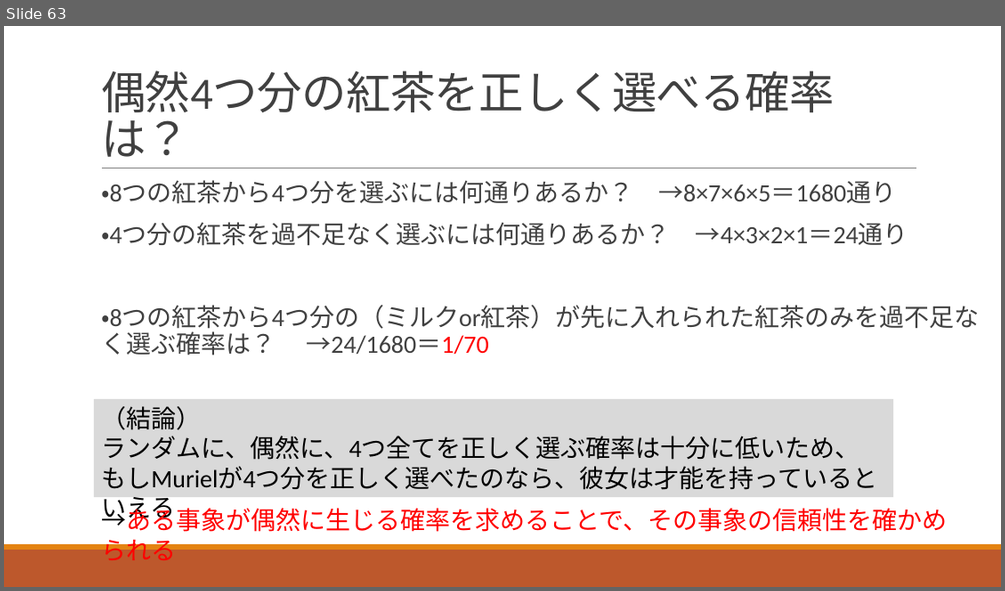
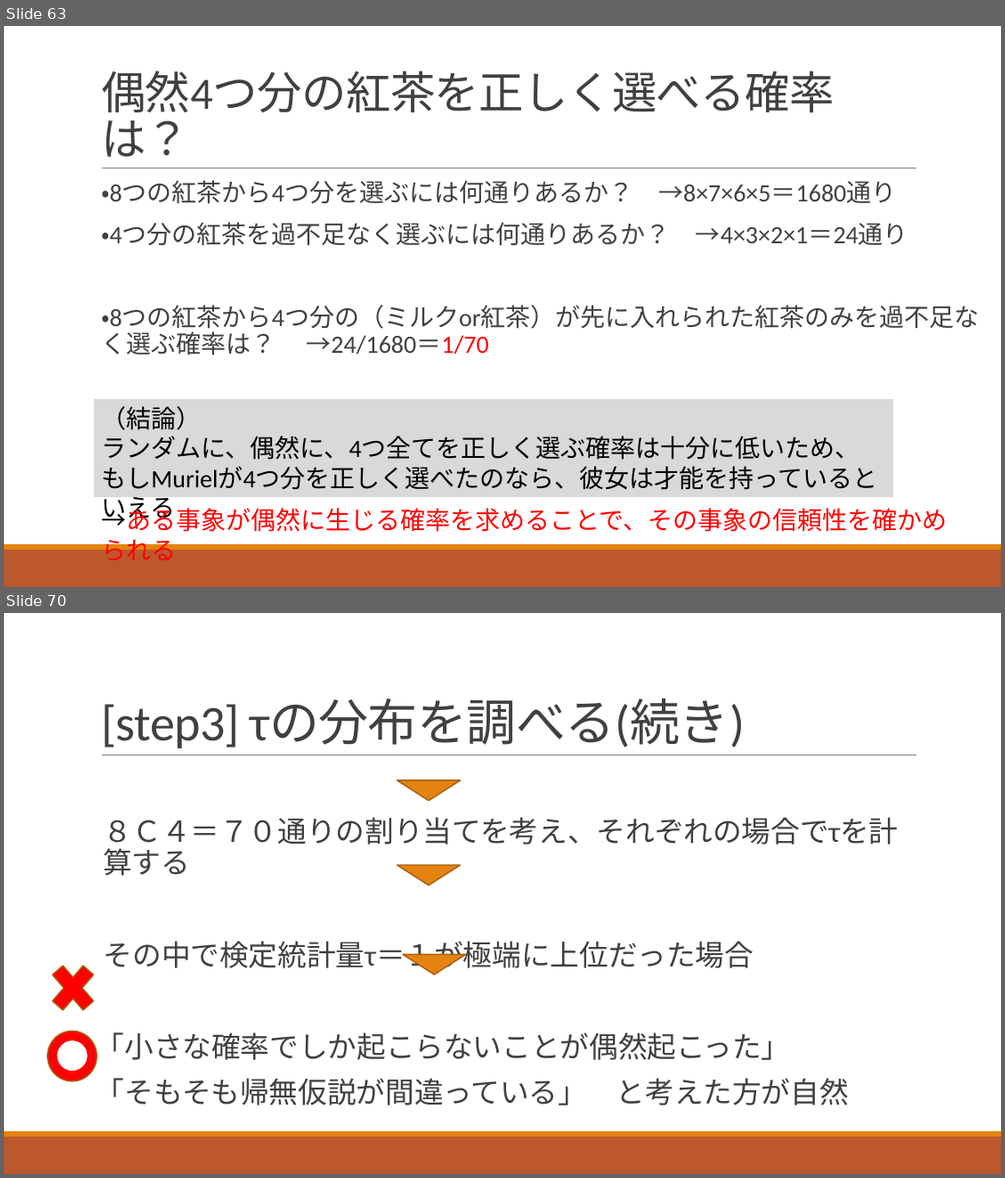
Before and after one commit to ritsuecon/owanseminar, a slide deck: 03-pocm/01-pocm_slides.pptx. Shown one above the other, each under a label of ours: slide 63 before the commit, slides 63 and 70 after it; the slides between them are not shown. The pictures are 1005x591 and 1005x1178 pixels, drawn with LibreOffice and Linux fonts; fonts in the diff are those of the drawing. Boxes give left, top, right and bottom in pixels: in the first picture for what was removed or moved away, otherwise in the second. Text is boxed around its words. In the diff, an @@ line names an element or a change of style, - is before the commit and + after.

```diff
--- a/03-pocm/01-pocm_slides.pptx
+++ b/03-pocm/01-pocm_slides.pptx
@@ slide 70 added at [4, 613, 1001, 1174], background #FFFFFF; not listed: 3 template elements that a slide beside it also shows @@
@@ title added at [101, 699, 744, 748], 48 pt, text #404040 @@
+[step3] τの分布を調べる(続き)
@@ triangle added at [397, 780, 461, 801], fill #E48312, outline #A9610D 1.25 pt @@
@@ text added at [96, 817, 898, 1105], 28 pt, text #404040 @@
+  ８Ｃ４＝７０通りの割り当てを考え、それぞれの場合でτを計算する
+  その中で検定統計量τ＝１が極端に上位だった場合
+「小さな確率でしか起こらないことが偶然起こった」
+「そもそも帰無仮説が間違っている」 と考えた方が自然
@@ triangle added at [397, 865, 461, 885], fill #E48312, outline #A9610D 1.25 pt @@
@@ cross added at [44, 954, 103, 1022], fill #FF0000, outline #A9610D 1.25 pt @@
@@ triangle added at [403, 954, 465, 974], fill #E48312, outline #A9610D 1.25 pt @@
@@ ellipse added at [48, 1031, 97, 1081], fill #FF0000, outline #A9610D 1.25 pt @@
@@ ellipse added at [57, 1040, 88, 1071], fill #FFFFFF, outline #FF0000 1.25 pt @@
```
Also in this commit, not shown: 13 slides changed, 14 other slides added, 11 slides removed.
